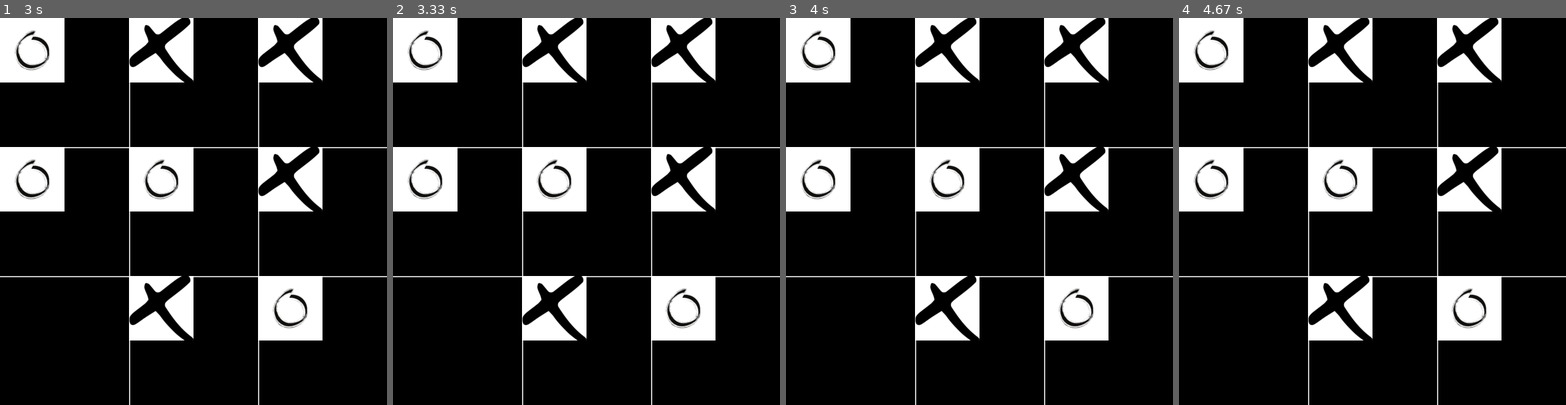
Above: before the commit, frames 1-4 (left to right).
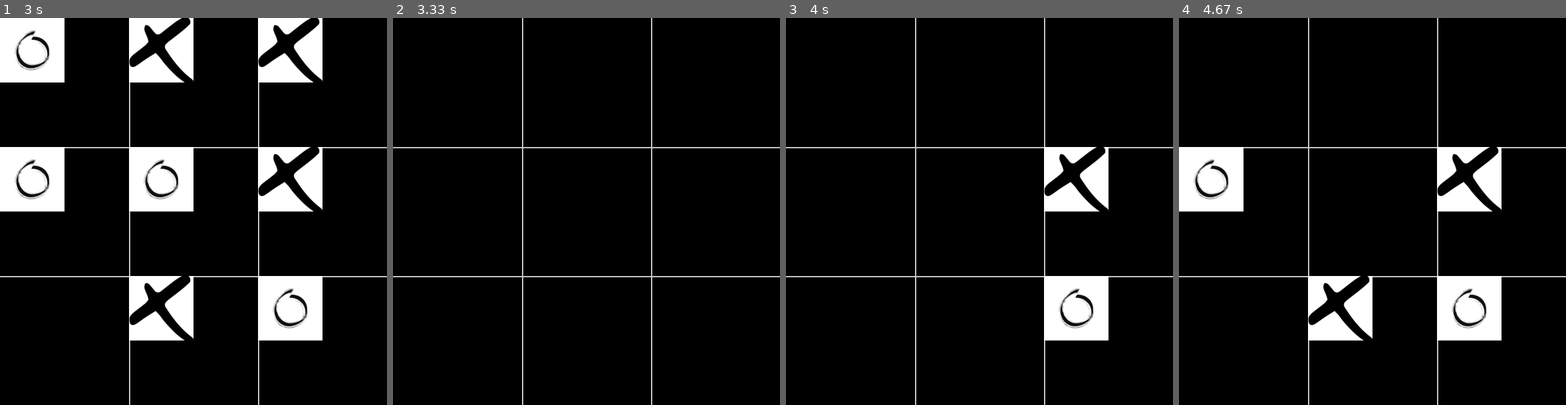
Above: after the commit, the same moments.

Repository: rohitchauraisa1997/Personal-Projects
Game: pygame game, started from tic_tac_toe/tic_tac_toe.py
Two runs of this game, one before a commit and one after it. Both use one fixed random seed, a clock stepped at 60 frames per second and the inputs below.
Inputs (mouse positions are in pixels of both pictures, inside the frame that each line leads up to):
- Up to frame 1 (3 s): press the mouse at (259, 145) at 0.37 s; move the mouse to (216, 126) at 0.47 s; release the mouse at (178, 107) at 0.6 s; press the mouse at (259, 277) at 0.7 s; move the mouse to (158, 300) at 0.8 s; release the mouse at (58, 323) at 0.93 s; press the mouse at (127, 277) at 1.03 s; move the mouse to (232, 292) at 1.13 s; release the mouse at (340, 312) at 1.27 s; click (127, 145) at 1.38 s; click (162, 87) at 1.88 s; click (100, 226) at 2.22 s; click (340, 68) at 2.55 s; click (69, 126) at 2.88 s
- Up to frame 2 (3.33 s): tap Space at 3.17 s
- Up to frame 3 (4 s): press the mouse at (1045, 145) at 3.53 s; move the mouse to (1080, 122) at 3.63 s; release the mouse at (1118, 103) at 3.77 s; press the mouse at (1045, 277) at 3.87 s; move the mouse to (979, 250) at 3.97 s
- Up to frame 4 (4.67 s): release the mouse at (1306, 219) at 4.1 s; press the mouse at (1306, 277) at 4.2 s; move the mouse to (1368, 312) at 4.3 s; release the mouse at (1430, 346) at 4.43 s; click (1248, 226) at 4.55 s

Frame 1 is identical in both runs. In frame 2, 19% of the frame differs, in the area x 0-84%, y 0-84%; in frame 3, 14%; in frame 4, 9.3%.

Commit message:
finished tic tac toe

Diff:
--- a/tic_tac_toe/grid.py
+++ b/tic_tac_toe/grid.py
@@ -1,128 +1,169 @@
 import os
 import pygame
 
-letter_X = pygame.image.load(os.path.join('images','X_modified.png'))
-letter_O = pygame.image.load(os.path.join('images','o_modified.png'))
+print("++++++++++")
+print(os.path)
+print("++++++++++")
+letter_X = pygame.image.load(os.path.join("images", "X_modified.png"))
+letter_O = pygame.image.load(os.path.join("images", "o_modified.png"))
+
+
 class Grid:
     def __init__(self):
-        self.grid_lines = [((0,200),(600,200)),#first horizontal line
-                           ((0,400),(600,400)),#second horizontal line
-                           ((200,0),(200,600)),#first vertical line
-                           ((400,0),(400,600))]#second vertical line
+        self.grid_lines = [
+            ((0, 200), (600, 200)),  # first horizontal line
+            ((0, 400), (600, 400)),  # second horizontal line
+            ((200, 0), (200, 600)),  # first vertical line
+            ((400, 0), (400, 600)),
+        ]  # second vertical line
 
-        self.grid = [[0 for x in range(3)]for y in range(3)]
+        self.grid = [[0 for x in range(3)] for y in range(3)]
         self.switch_player = True
         # search directions N       NW     W      SW     S      SE     E      NE
-        self.search_dirs = [(0,-1),(-1,-1),(-1,0),(-1,1),(0,1),(1,1),(1,0),(1,-1)]
+        self.search_dirs = [
+            (0, -1),
+            (-1, -1),
+            (-1, 0),
+            (-1, 1),
+            (0, 1),
+            (1, 1),
+            (1, 0),
+            (1, -1),
+        ]
+        self.game_over = False
 
-    def draw(self,surface):
+    def draw(self, surface):
         for line in self.grid_lines:
             # surface: Surface,color: _ColorValue,start_pos: _Coordinate,end_pos: _Coordinate,width: Optional[int] = 1,
-            pygame.draw.line(surface,(200,200,200),line[0],line[1],2)
+            pygame.draw.line(surface, (200, 200, 200), line[0], line[1], 2)
 
         for y in range(len(self.grid)):
             for x in range(len(self.grid[y])):
-                if self.get_cell_value(x,y) == "X":
-                    surface.blit(letter_X, (x*200, y*200))
-                elif self.get_cell_value(x,y) == "O":
-                    surface.blit(letter_O, (x*200, y*200))
+                if self.get_cell_value(x, y) == "X":
+                    surface.blit(letter_X, (x * 200, y * 200))
+                elif self.get_cell_value(x, y) == "O":
+                    surface.blit(letter_O, (x * 200, y * 200))
 
-    def get_cell_value(self,x,y):
+    def get_cell_value(self, x, y):
         return self.grid[y][x]
 
-    def set_cell_value(self,x,y,value):
+    def set_cell_value(self, x, y, value):
         self.grid[y][x] = value
 
-    def get_mouse(self,x,y,player):
+    def get_mouse(self, x, y, player):
         # done to prevent overwriting
-        if self.get_cell_value(x,y) == 0:
+        if self.get_cell_value(x, y) == 0:
             # EDGE CASE
             # created self.switch_player
             # to prevent repeated chances
             # created during prevention of overwriting
             self.switch_player = True
             if player == "X":
-                self.set_cell_value(x,y,"X")
+                self.set_cell_value(x, y, "X")
             elif player == "O":
-                self.set_cell_value(x,y,"O")
+                self.set_cell_value(x, y, "O")
             # iside if so check_grid only runs when
             # get_cell_Value encounters 0
-            self.check_grid(x,y,player)
+            self.check_grid(x, y, player)
         else:
             self.switch_player = False
 
-    def is_withhin_bounds(self,x,y):
-        return x >=0 and  x<3 and y>=0 and y<3
+    def is_within_bounds(self, x, y):
+        return x >= 0 and x < 3 and y >= 0 and y < 3
 
     # bound_check.png
-    '''
+    """
     considering this location first it goes for N dir
     since is_within_bounds fails as y=-1
     then we go for NW direction as y = -1
     then we go for W direction it is successful as x+dirx = 1
-    '''
-    def check_grid(self,x,y,player):
+    """
+
+    def check_grid(self, x, y, player):
         count = 1
-
-        for index, (dirx,diry) in enumerate(self.search_dirs):
-            count = 1
-            # success_implemetation
-            '''
+        for index, (dirx, diry) in enumerate(self.search_dirs):
+            # success_implemetation.png
+            """
             considering this image we go through each direction for
             X in (0,2) coordinate and when we encounter NE direction
             we find with self.get_cell_value == player hence we increase
             count to 2 similarily in the next nested if count becomes 3
-            '''
-            if self.is_withhin_bounds(x+dirx, y+diry) and self.get_cell_value(x+dirx,y+diry) == player:
+            """
+            if (
+                self.is_within_bounds(x + dirx, y + diry)
+                and self.get_cell_value(x + dirx, y + diry) == player
+            ):
                 # increasing count to 2
+                print("increase 1")
                 count += 1
                 xx = x + dirx
                 yy = y + diry
-                if self.is_withhin_bounds(xx+dirx, yy+diry) and self.get_cell_value(xx+dirx,yy+diry) == player:
+                if (
+                    self.is_within_bounds(xx + dirx, yy + diry)
+                    and self.get_cell_value(xx + dirx, yy + diry) == player
+                ):
                     # increasing count to 3
+                    print("increase 2")
                     count += 1
                     if count == 3:
                         break
 
                 if count < 3:
                     # need_to_reverse.png
-                    '''
+                    """
                     considering this case we will have count = 3
                     hence we need to reverse direction.
-                    '''
+                    """
                     new_dir = 0
-                    #reverse.png
-                    '''
+                    # reverse.png
+                    """
                     considering this case we reverse the dir from SW to NE
-                    '''
+                    """
                     if index == 0:
-                        new_dir = self.search_dirs
-                        new_dir = self.search_dirs[4] # N to S
+                        new_dir = self.search_dirs[4]  # N to S
                     elif index == 1:
-                        new_dir = self.search_dirs[5] # NW to SE
+                        new_dir = self.search_dirs[5]  # NW to SE
                     elif index == 2:
-                        new_dir = self.search_dirs[6] # W to E
+                        new_dir = self.search_dirs[6]  # W to E
                     elif index == 3:
-                        new_dir = self.search_dirs[7] # SW to NE
+                        new_dir = self.search_dirs[7]  # SW to NE
                     elif index == 4:
-                        new_dir = self.search_dirs[0] # S to N
+                        new_dir = self.search_dirs[0]  # S to N
                     elif index == 5:
-                        new_dir = self.search_dirs[1] # SE to NW
+                        new_dir = self.search_dirs[1]  # SE to NW
                     elif index == 6:
-                        new_dir = self.search_dirs[2] # E to W
+                        new_dir = self.search_dirs[2]  # E to W
                     elif index == 7:
-                        new_dir = self.search_dirs[3] # NE to SW
+                        new_dir = self.search_dirs[3]  # NE to SW
 
-                    if self.is_withhin_bounds(x+new_dir[0], y+new_dir[1]) and self.get_cell_value(x+new_dir[0], y=new_dir[1])==player:
+                    if (
+                        self.is_within_bounds(x + new_dir[0], y + new_dir[1])
+                        and self.get_cell_value(x + new_dir[0], y+new_dir[1]) == player
+                    ):
                         count += 1
+                        print("increase 3")
                         if count == 3:
                             break
                     else:
                         count = 1
 
         if count == 3:
-            print(player,"wins")
-            return
+            print(player, "wins")
+            self.game_over = True
+        else:
+            self.game_over = self.is_grid_full()
+
+    def is_grid_full(self):
+        for row in self.grid:
+            for value in row:
+                if value == 0:
+                    return False
+        return True
+
+    def clear_grid(self):
+        for y in range(len(self.grid)):
+            for x in range(len(self.grid[y])):
+                self.set_cell_value(x, y, 0)
 
     def print_grid(self):
         for row in self.grid:
--- a/tic_tac_toe/tic_tac_toe.py
+++ b/tic_tac_toe/tic_tac_toe.py
@@ -1,42 +1,50 @@
 import os
 import pygame
 from grid import Grid
-os.environ['SDL_VIDEO_WINDOW_POS'] = "100,100"
-surface = pygame.display.set_mode((600,600))
+
+os.environ["SDL_VIDEO_WINDOW_POS"] = "100,100"
+surface = pygame.display.set_mode((600, 600))
 pygame.display.set_caption("TIC_TAC_TOE")
 
 running = True
 grid = Grid()
 player = "X"
 while running:
-	for event in pygame.event.get():
-		if event.type == pygame.QUIT:
-			running = False
-		if event.type == pygame.MOUSEBUTTONDOWN:
-			# print((pygame.mouse.get_pressed()))
-			# pygame.mouse.get_pressed()
-			# returns a tuple of 3 values
-			# depending on which button was clicked.
-			# left,middle,right
-			if pygame.mouse.get_pressed()[0]:
-				pos = pygame.mouse.get_pos()
-				'''
+    for event in pygame.event.get():
+        if event.type == pygame.QUIT:
+            running = False
+        if event.type == pygame.MOUSEBUTTONDOWN and not grid.game_over:
+            # print((pygame.mouse.get_pressed()))
+            # pygame.mouse.get_pressed()
+            # returns a tuple of 3 values
+            # depending on which button was clicked.
+            # left,middle,right
+            if pygame.mouse.get_pressed()[0]:
+                pos = pygame.mouse.get_pos()
+                """
 				(00),(10),(20)
 				(01),(11),(21)
 				(02),(12),(22)
-				'''
-				# print(pos[0]//200,pos[1]//200)
-				grid.get_mouse(pos[0]//200, pos[1]//200, player)
-				# alternating chances.
-				if grid.switch_player:
-					if player == "X":
-						player = "O"
-					else:
-						player = "X"
-				grid.print_grid()
-				print("\n")
+				"""
+                # print(pos[0]//200,pos[1]//200)
+                grid.get_mouse(pos[0] // 200, pos[1] // 200, player)
+                # alternating chances.
+                if grid.switch_player:
+                    if player == "X":
+                        player = "O"
+                    else:
+                        player = "X"
+                grid.print_grid()
+                print("\n")
 
-	#RGB
-	surface.fill((0,0,0))
-	grid.draw(surface)
-	pygame.display.flip()
+        if event.type == pygame.KEYDOWN:
+            if event.key == pygame.K_SPACE and grid.game_over:
+                grid.clear_grid()
+                grid.game_over = False
+
+            if event.key == pygame.K_ESCAPE:
+                running = False
+    # RGB
+    surface.fill((0, 0, 0))
+    grid.draw(surface)
+    pygame.display.flip()
